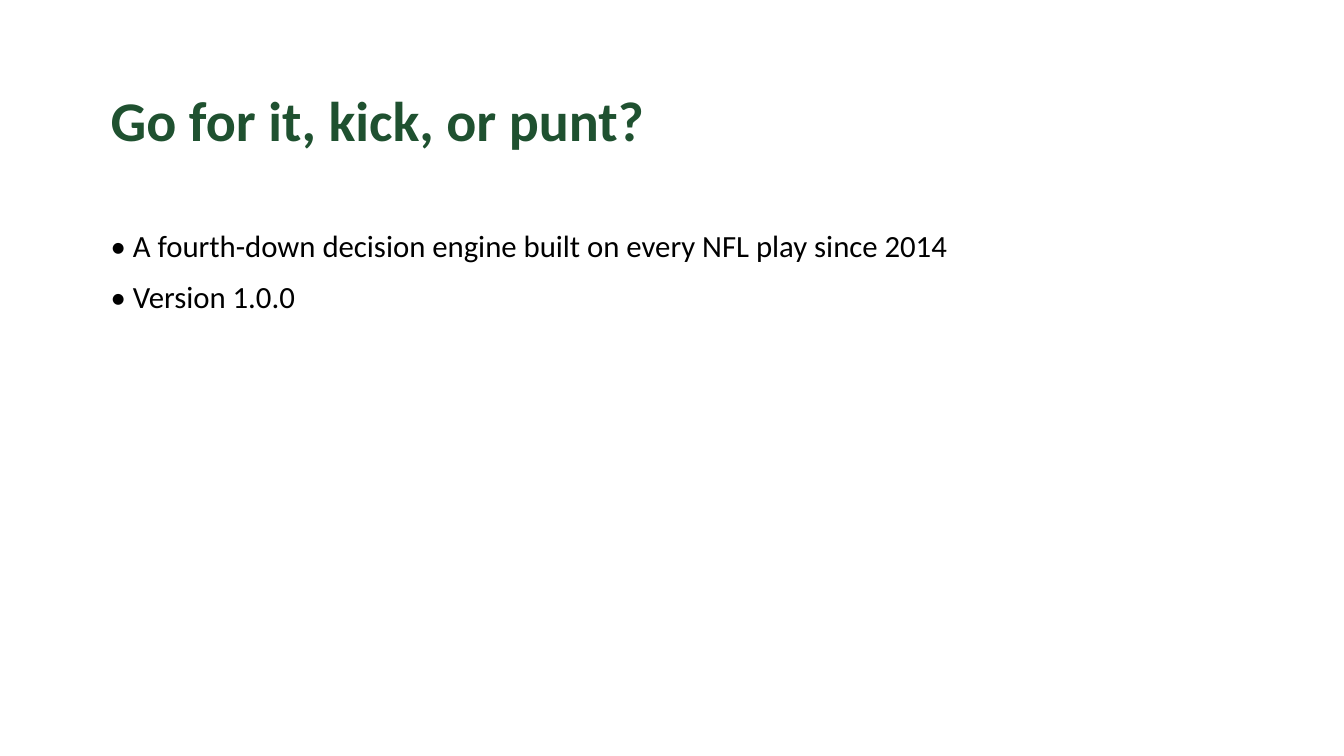
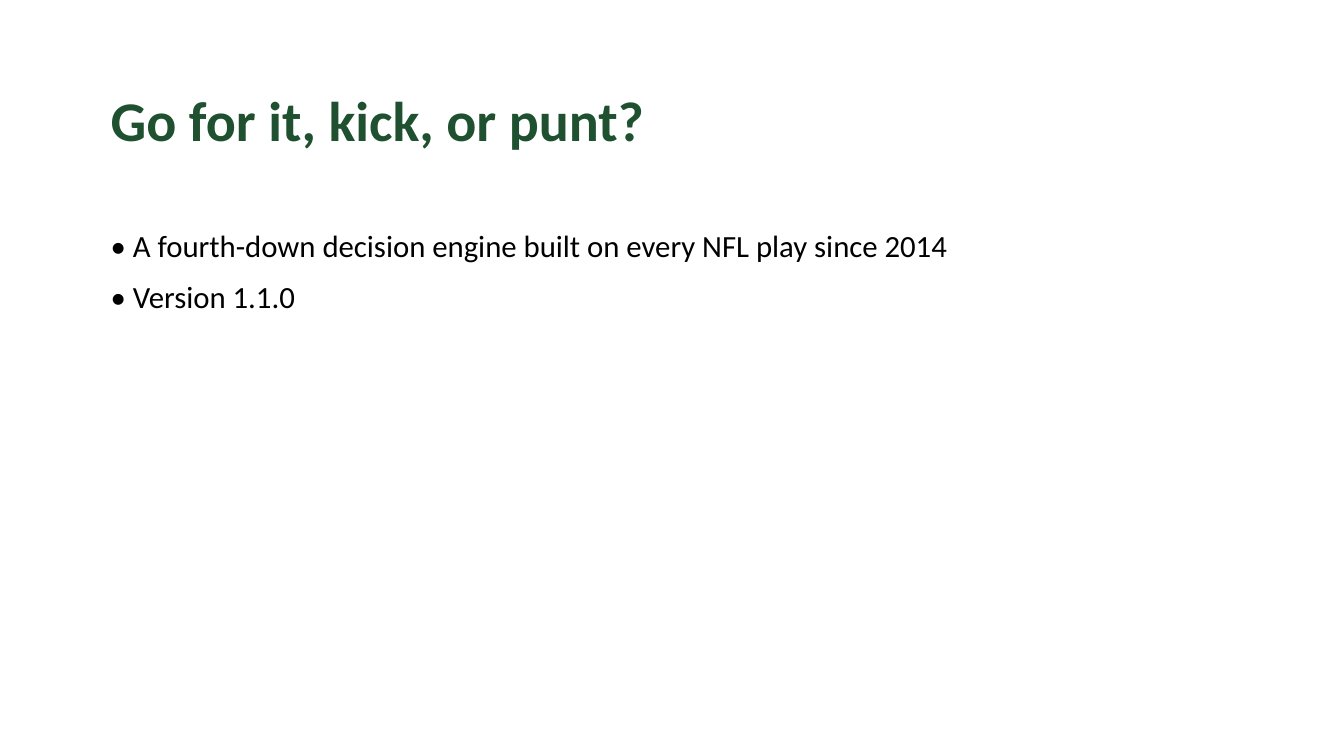
Before and after one commit to willhoop/fourth-down, a slide deck: slide 1 of docs/fourth-down-deck.pptx. Drawn at 1344x756 pixels with LibreOffice and Linux fonts; fonts in the diff are those of the drawing. Boxes give left, top, right and bottom in pixels: in the first picture for what was removed or moved away, otherwise in the second. Text is boxed around its words. In the diff, an @@ line names an element or a change of style, - is before the commit and + after.

```diff
--- a/docs/fourth-down-deck.pptx
+++ b/docs/fourth-down-deck.pptx
@@ text at (133,287,295,309): text changed @@
-• Version 1.0.0
+• Version 1.1.0
```
Also in this commit, not shown: 1 other slide changed, 50 other files.
